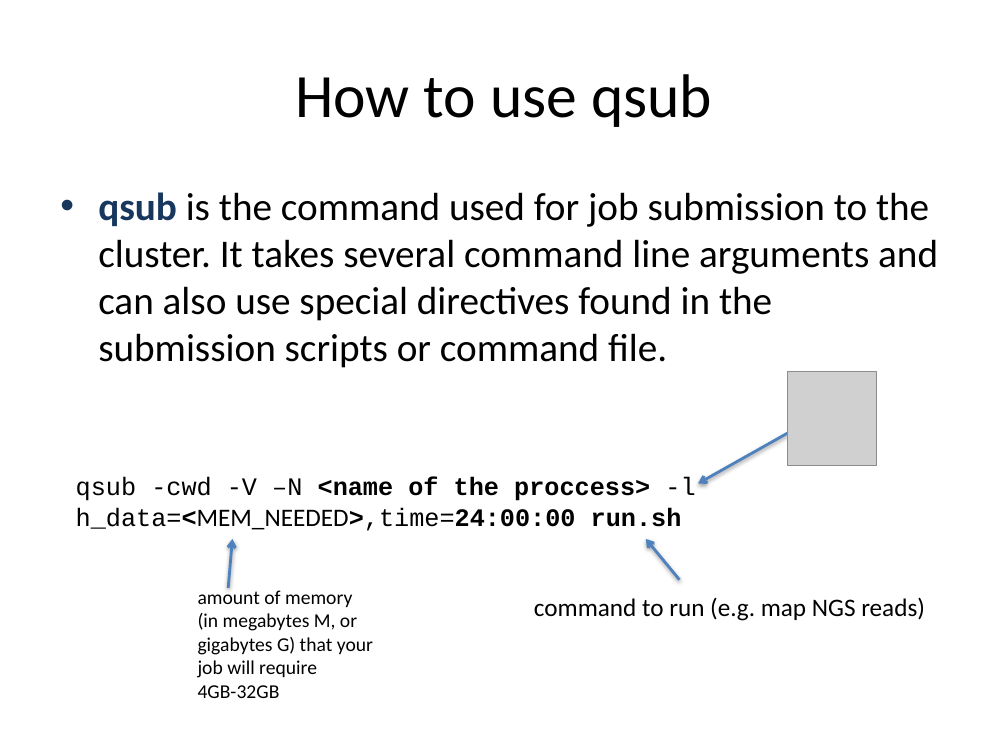
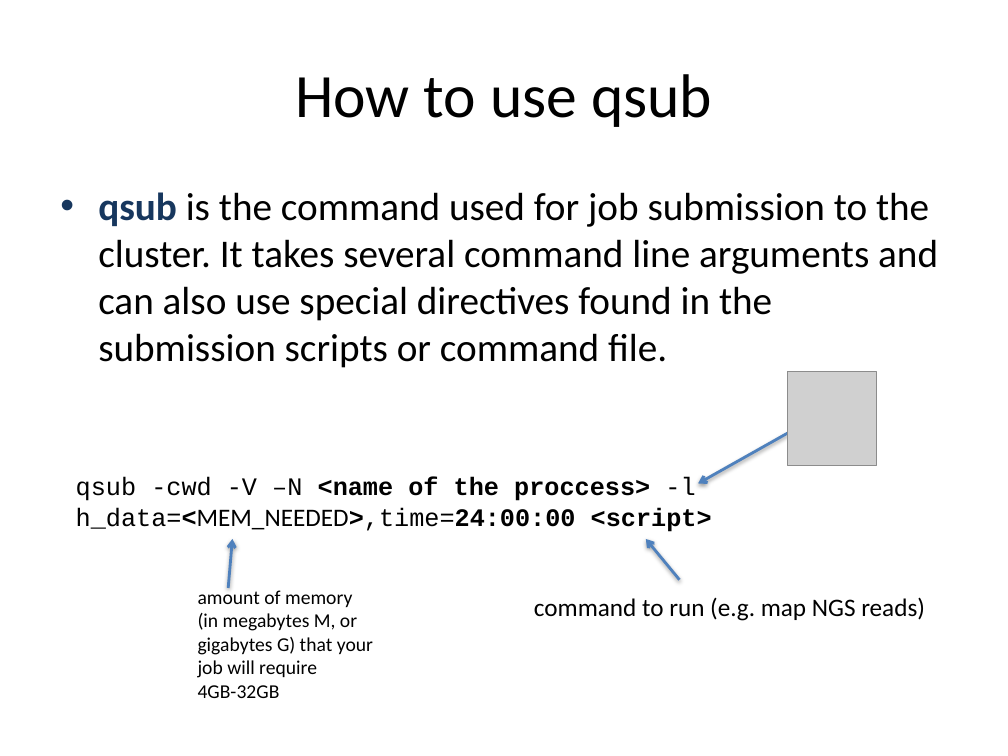
Before and after one commit to QCB-Collaboratory/W1.UNIX.command.line, a slide deck: slide 28 of workshop.slides/day3_Unix.pptx. Drawn at 1008x756 pixels with LibreOffice and Linux fonts; fonts in the diff are those of the drawing; grey boxes stand for pictures. Boxes give left, top, right and bottom in pixels: in the first picture for what was removed or moved away, otherwise in the second. Text is boxed around its words. In the diff, an @@ line names an element or a change of style, - is before the commit and + after.

```diff
--- a/workshop.slides/day3_Unix.pptx
+++ b/workshop.slides/day3_Unix.pptx
@@ text at (76, 477, 712, 532): text changed @@
-qsub -cwd -V –N <name of the proccess> -l h_data=<MEM_NEEDED>,time=24:00:00 run.sh
+qsub -cwd -V –N <name of the proccess> -l h_data=<MEM_NEEDED>,time=24:00:00 <script>
```
Also in this commit, not shown: 1 other slide changed, 1 slide removed, 1 other file.
